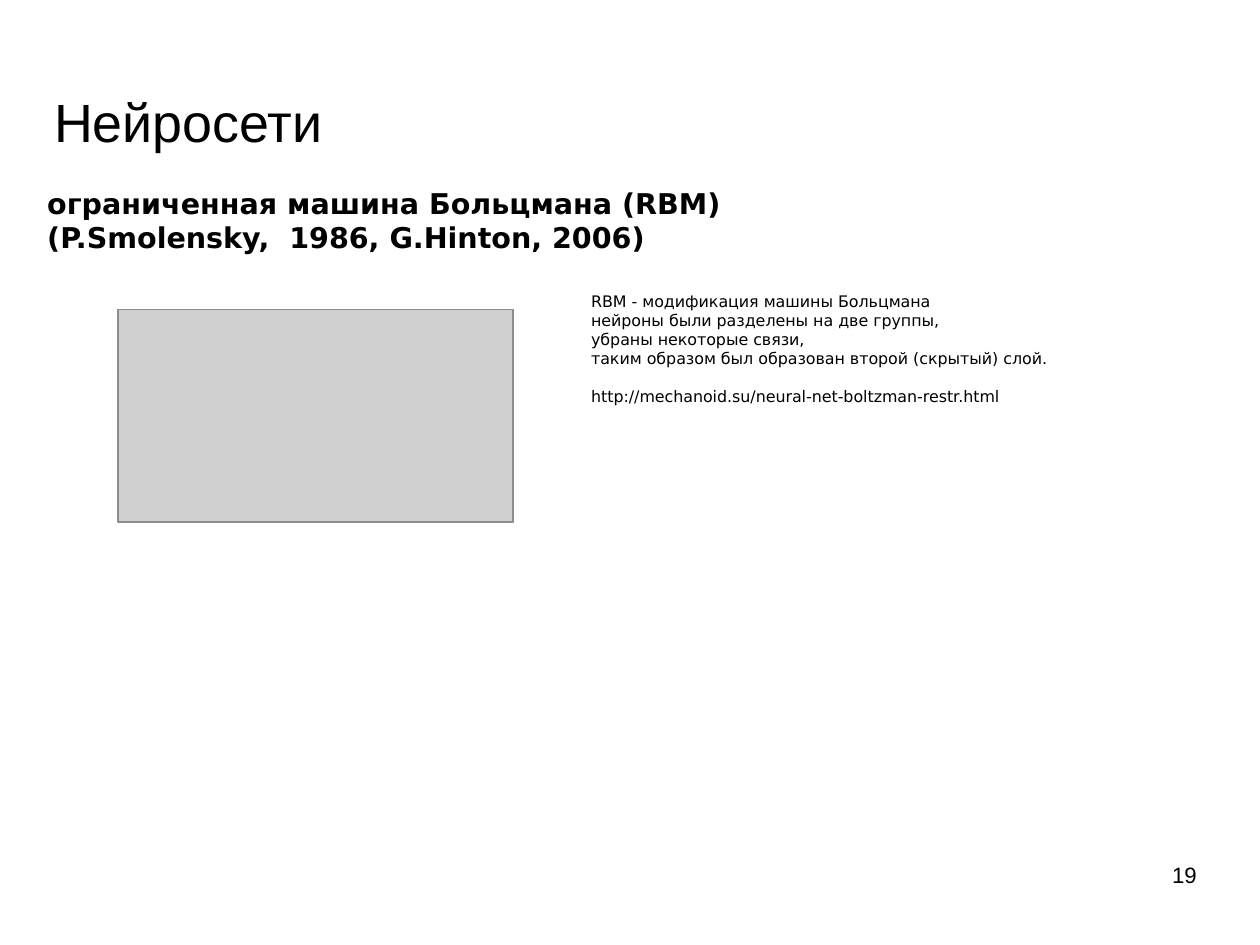
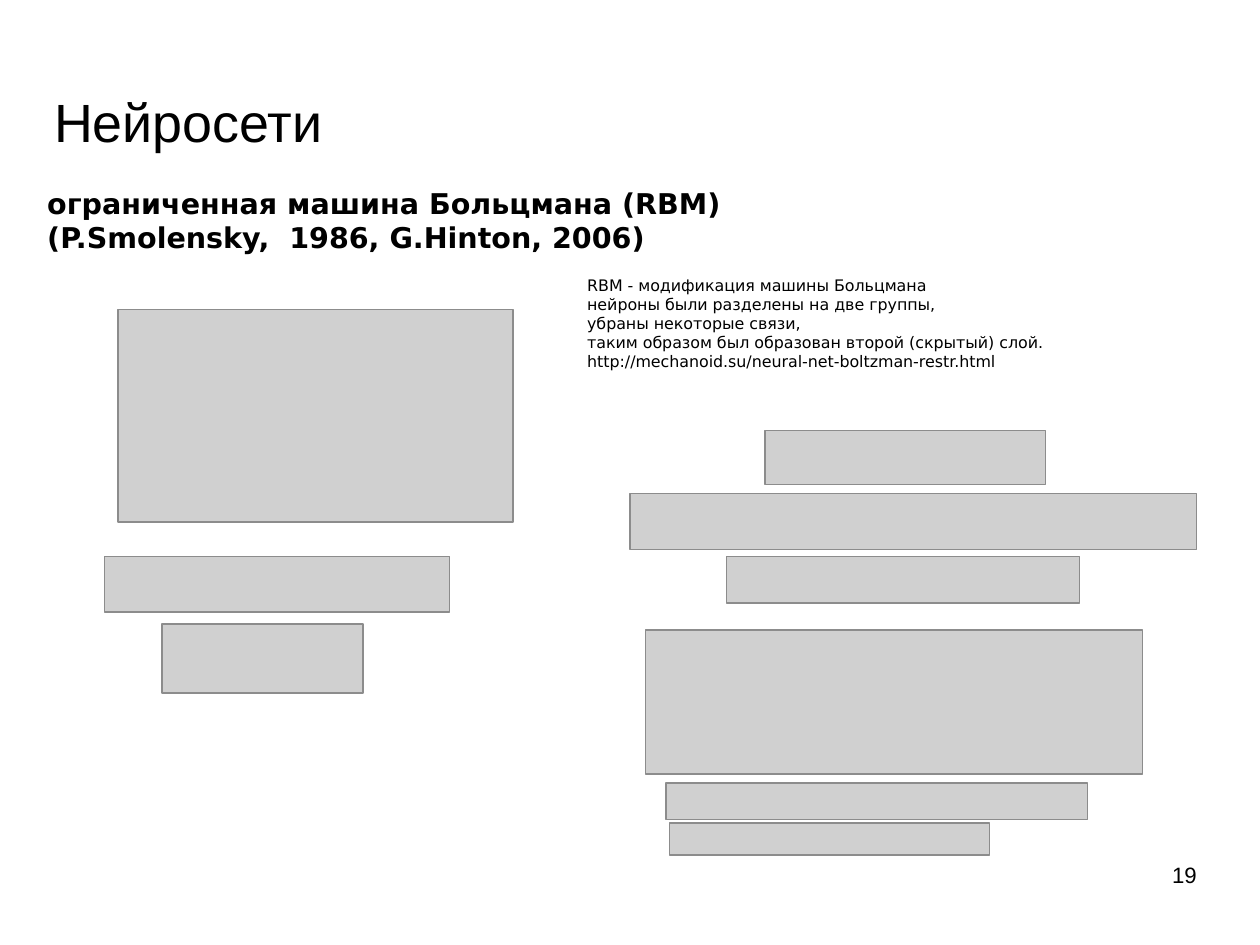
Before and after one commit to mechanoid5/ml_lectorium_2024_I, a slide deck: slide 19 of 18-hopfield.odp. Drawn at 1260x945 pixels with LibreOffice and Linux fonts; fonts in the diff are those of the drawing; grey boxes stand for pictures; background and template pictures are left out. Boxes give left, top, right and bottom in pixels: in the first picture for what was removed or moved away, otherwise in the second. Text is boxed around its words. In the diff, an @@ line names an element or a change of style, - is before the commit and + after.

```diff
--- a/18-hopfield.odp
+++ b/18-hopfield.odp
@@ text "RBM - модификация машины Больцмана" rewrapped from bbox=[591, 295, 1047, 406] to bbox=[587, 279, 1043, 371] @@
@@ picture added at bbox=[765, 431, 1046, 485] @@
@@ picture added at bbox=[630, 494, 1197, 550] @@
@@ picture added at bbox=[105, 556, 450, 612] @@
@@ picture added at bbox=[727, 557, 1080, 604] @@
@@ picture added at bbox=[162, 624, 364, 693] @@
@@ picture added at bbox=[646, 630, 1143, 774] @@
@@ picture added at bbox=[667, 783, 1088, 820] @@
@@ picture added at bbox=[670, 823, 990, 855] @@
```
Also in this commit, not shown: 2 other files.
